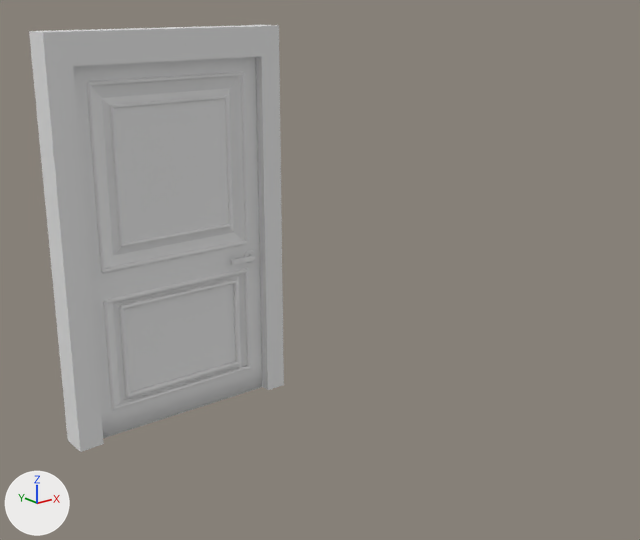
The FBX model Assets/Stanza VanGogh _ Miriana & Roberta/Models/Porta.fbx: old version first, new version second.
Camera for both pictures: a camera (50 mm lens) standing at (-13.78, -24.86, 13.97) and looking at (1.17, -6.17, 6.49). Lighting does not change. The marker at lower left points along +X, +Y and +Z. Materials are left out; every surface is plain grey. Where no turn or scale is listed for an object, it has been applied to the vertices.

Objects in the first picture: 'Cornicione_Porta', 'Porta'.
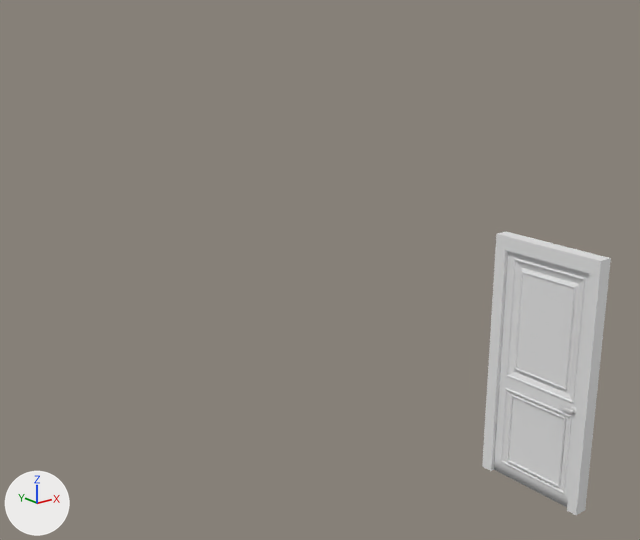
Where the newer file only moved an object's origin or applied its transform, the numbers keep the older frame.

The change in detail:
me_cube_010 is used by ob_cornicione_porta; location (-3.2, -0.13, 0.09); rotation (1.571, 0.0, 0.0), in degrees (90, 0, 0); scale (0.01, 0.01, 0.01).
me_cube_010 had 1230 vertices, 674 faces and spanned x -80.0..720.0, y -1.0..1285.0, z -62.0..37.0.
me_cube_010 now has 1230 vertices, 686 faces and spans x -80.0..720.0, y -1.0..1726.0, z -62.0..37.0.
me_cube_010 part 1: 404 vertices moved from x -80.0..720.0, y 462.0..718.0, z -62.0..37.0 to x -80.0..720.0, y 650.0..907.0, z -62.0..37.0; 38 vertices removed from x -80.0..720.0, y 1128.0..1285.0, z -62.0..37.0; 38 vertices added at x -80.0..720.0, y 1569.0..1726.0, z -62.0..37.0.
Mesh me_cube_013 is new.
It has 2312 vertices, 1370 faces and spans x -0.21..0.03, y -2.8..0.03, z -3.01..4.01.
Object 'Cornicione_Porta' (ob_cornicione_porta) moves from (-3.2, -0.13, 0.09) to (5.51, -9.3, 0.0).
Object 'Cornicione_Porta' (ob_cornicione_porta) turns from (90, 0, 0) to (90, 0, -90) degrees about x, y and z.
Object 'Cornicione_Porta' (ob_cornicione_porta) is rescaled from (0.01, 0.01, 0.01) to (0.00431, 0.00431, 0.00431).
In object 'Porta' (ob_porta), parent is no longer ob_empty.
Object 'Porta' (ob_porta) now shows nothing instead of me_cube_001.
Object 'Porta' (ob_porta) moves from (-0.0000305, 0.0, 0.0) to (5.483, -10.63, 0.0).
Object 'Porta' (ob_porta) turns from (0, 0, 0) to (90, 0, -90) degrees about x, y and z.
Object 'Porta' (ob_porta) is rescaled from (1.0, 1.0, 1.0) to (0.01, 0.01, 0.01).
Object 'Anta' (ob_anta) is new; it shows me_cube_013.
Its location is (5.67, -9.31, 3.02).

Location of each change, (x1, y1, x2, y2) in pixels of the pictures (640 x 540 px; the box of a moved part takes in the faces that stretch with it):
'Porta', no longer drawn
    before: (73, 57, 262, 438)
'Cornicione_Porta', reshaped, moved, turned, rescaled
    before: (29, 25, 284, 452)
    after: (482, 231, 611, 515)
'Anta', added
    after: (494, 251, 589, 507)
part 1 of me_cube_010, moved or reshaped
    before: (29, 25, 283, 427)
    after: (483, 231, 611, 503)
